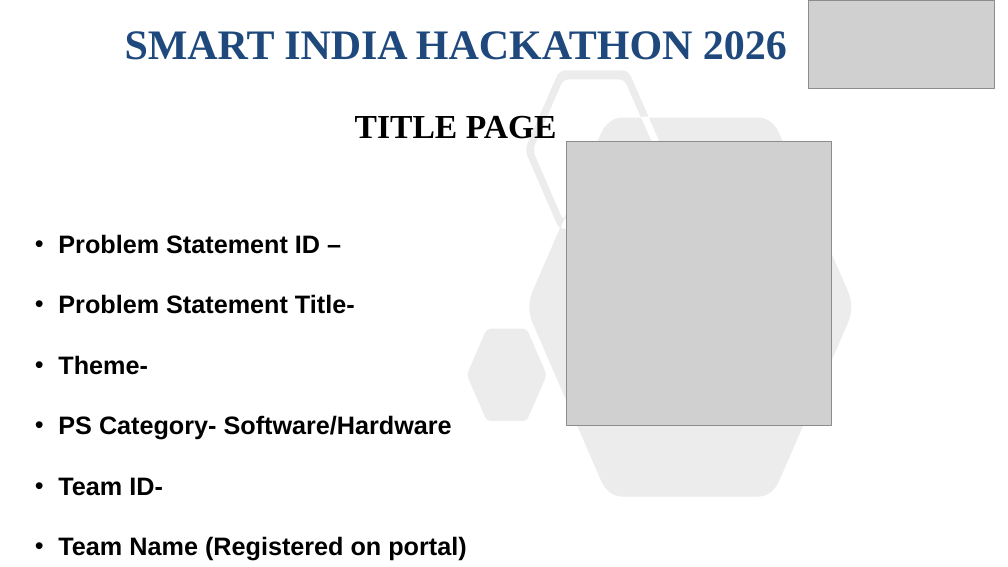
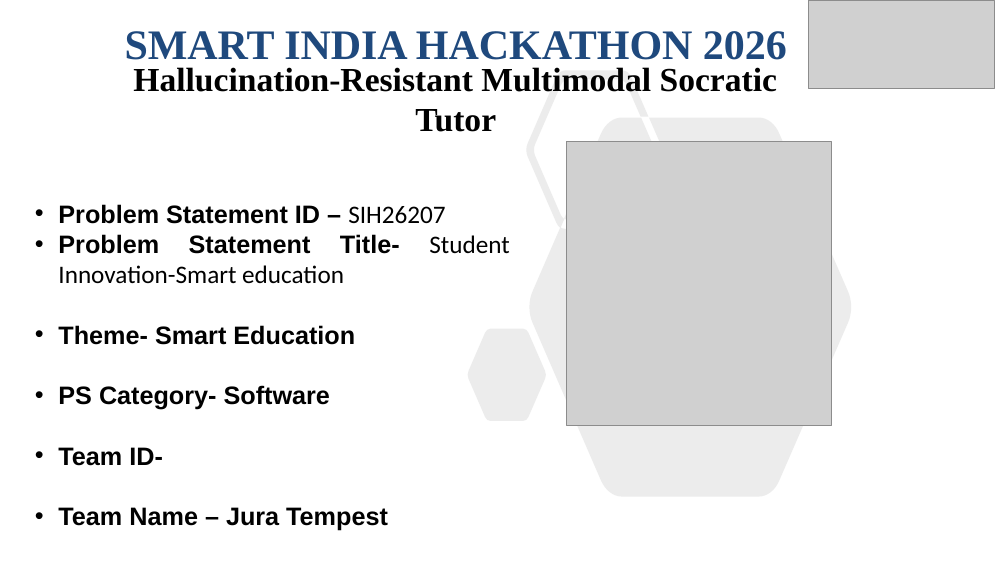
Before and after one commit to Nnik345/sih-stem-rag, a slide deck: slide 1 of SIH2026 PPT.pptx. Drawn at 1008x567 pixels with LibreOffice and Linux fonts; fonts in the diff are those of the drawing; grey boxes stand for pictures. Boxes give left, top, right and bottom in pixels: in the first picture for what was removed or moved away, otherwise in the second. Text is boxed around its words. In the diff, an @@ line names an element or a change of style, - is before the commit and + after.

Commit message:
upload updated ppt

```diff
--- a/SIH2026 PPT.pptx
+++ b/SIH2026 PPT.pptx
@@ subtitle at [133, 67, 778, 132]: text changed @@
-TITLE PAGE
+Hallucination-Resistant Multimodal Socratic Tutor
@@ text at [58, 204, 509, 410]: text changed @@
-• Problem Statement ID –
-• Problem Statement Title-
-• Theme-
-• PS Category- Software/Hardware
+• Problem Statement ID – SIH26207
+• Problem Statement Title- Student Innovation-Smart education
+• Theme- Smart Education
+• PS Category- Software
@@ text at [58, 507, 388, 531]: text changed @@
-• Team Name (Registered on portal)
+• Team Name – Jura Tempest
```
Also in this commit, not shown: 2 other slides changed, 3 slides added, 4 slides removed.
